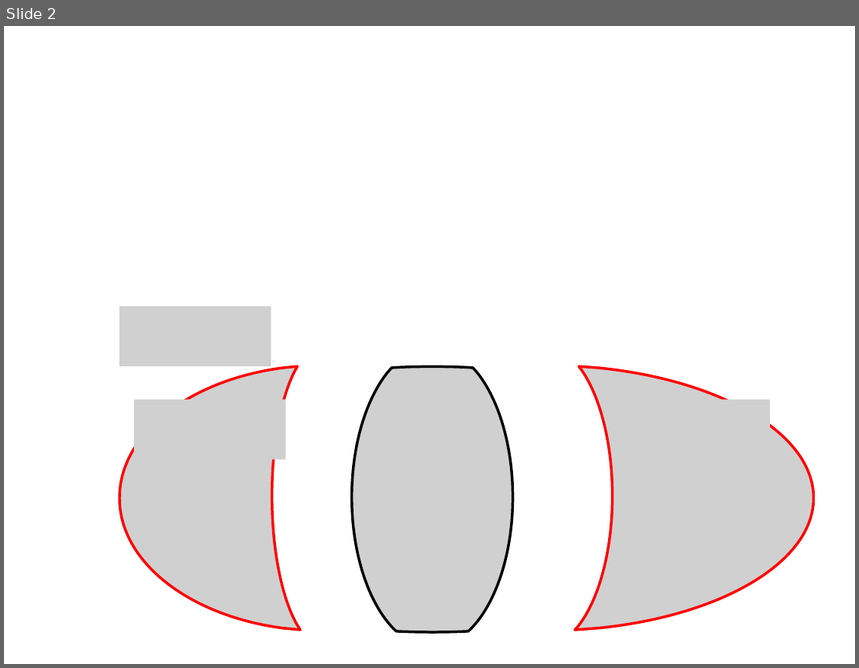
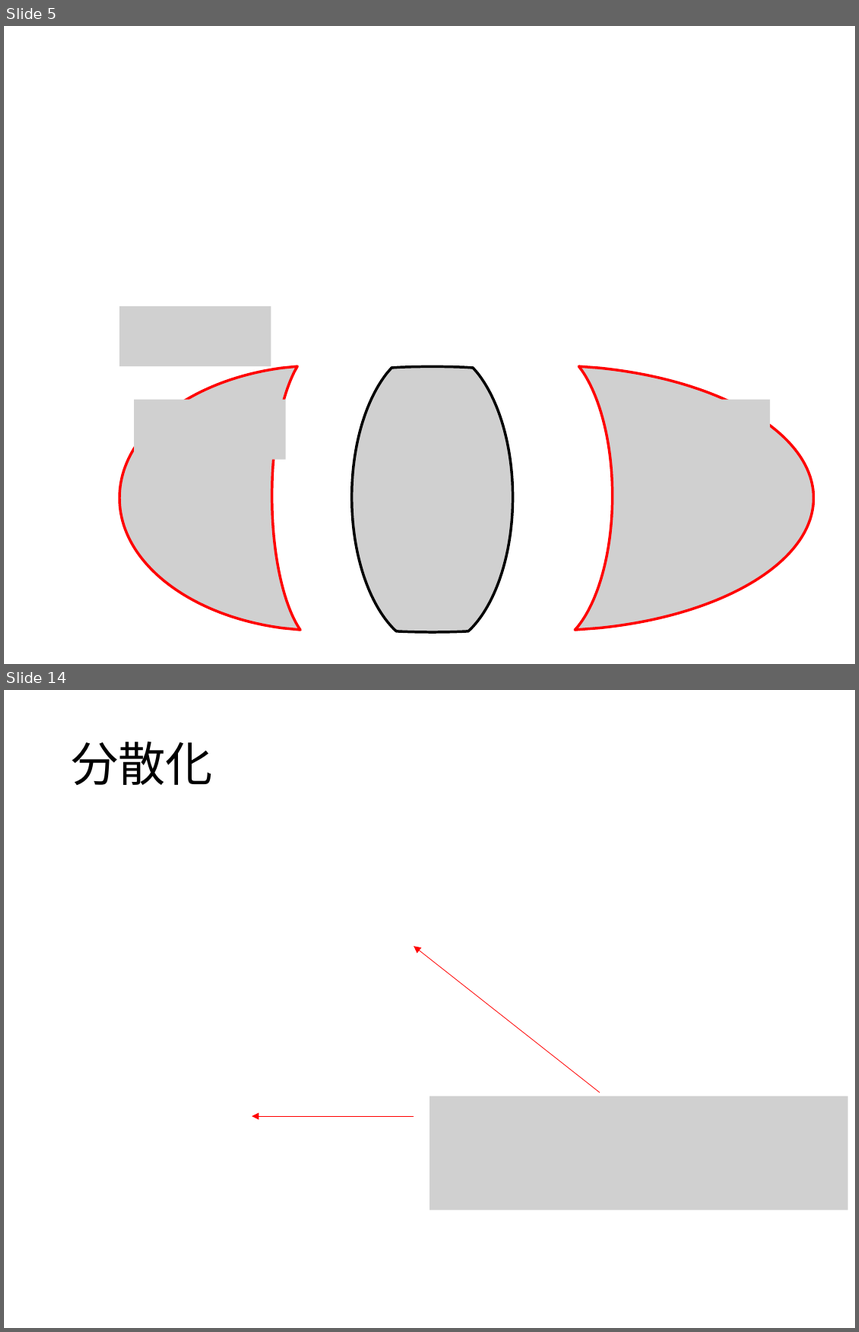
Before and after one commit to ssmr0410/share, a slide deck: slide/mizutani_pre.pptx. Shown one above the other, each under a label of ours: slide 2 before the commit, slides 5 and 14 after it; the slides between them are not shown. The pictures are 859x668 and 859x1332 pixels, drawn with LibreOffice and Linux fonts; fonts in the diff are those of the drawing; grey boxes stand for pictures. Boxes give left, top, right and bottom in pixels: in the first picture for what was removed or moved away, otherwise in the second. Text is boxed around its words. In the diff, an @@ line names an element or a change of style, - is before the commit and + after.

```diff
--- a/slide/mizutani_pre.pptx
+++ b/slide/mizutani_pre.pptx
@@ slide 14 added at (4, 690, 855, 1328), background #FFFFFF @@
@@ title added at (71, 741, 213, 785), 40 pt, text #000000 @@
+分散化
@@ arrow added from (600, 1093) to (414, 946), #FF0000 0.5 pt @@
@@ picture added at (430, 1096, 848, 1210) @@
@@ arrow added from (414, 1116) to (252, 1116), #FF0000 0.5 pt @@
@@ what was slide 2 is now slide 5 @@
```
Also in this commit, not shown: 8 slides changed, 5 other slides added, 5 slides removed, 1 other file.
